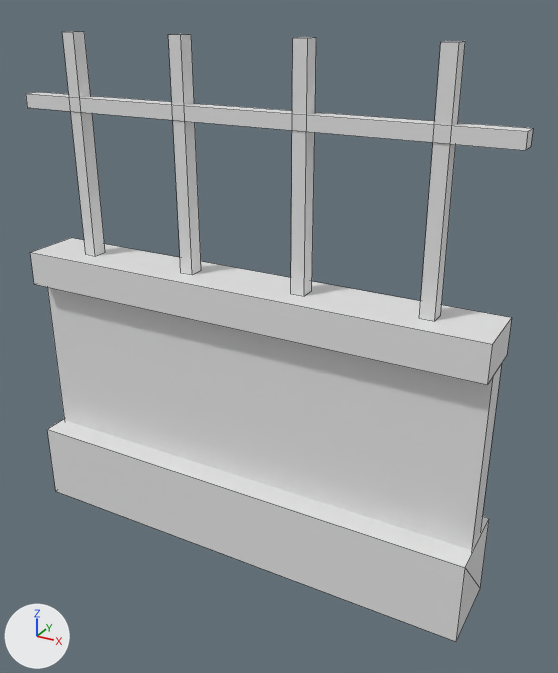
Renders of the FBX model Assets/Meshes/DungeonWall03.fbx from each side of a commit.
The view is the same before and after, from a 50 mm lens placed at (0.00745, -0.01214, 0.01118), pointed at (0.00065, 0.00021, 0.00501). The axes (+X, +Y, +Z) are drawn at lower left. The lights are the same throughout. Mesh edges are drawn as thin lines. Where no turn or scale is listed for an object, it has been applied to the vertices.
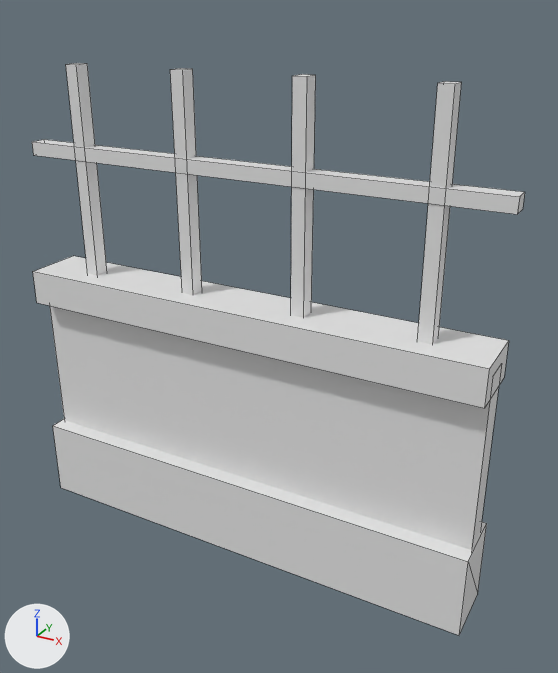
Patch to the scene script:
```diff
--- a/Assets/Meshes/DungeonWall03.fbx.py
+++ b/Assets/Meshes/DungeonWall03.fbx.py
@@ me_cube_001 @@
 me_cube_001.from_pydata(...)  # 24 vertices, 16 faces; spans x -0.082..0.082, y -0.504..0.504, z -0.059..0.549
 # used by ob_wall; location = (-0.00001, 0.0, 0.00063); rotation_euler = (0.0, 0.0, 1.571), in degrees (0, 0, 90); scale = (0.01, 0.01, 0.01)
 # verts and faces of me_cube_001; kept vertices keep their numbers, new ones are numbered from 24
+# me_cube_001 part 1: a new loose piece, a box spanning x -0.504..0.504, y -0.017..0.017, z 0.813..0.84, in mat_wall (white #e7e7e7)
+# me_cube_001 part 2: the loose piece of 8 vertices spanning x -0.03..0.03, y -0.501..0.499, z 0.11..0.476 is turned 90 degrees about the z axis through its middle, then moved by (0.0, 0.001, 0.063)
+# me_cube_001 part 3: the loose piece of 8 vertices spanning x -0.064..0.064, y -0.501..0.502, z 0.476..0.549 is turned 90 degrees about the z axis through its middle, then moved by (-0.001, 0.0, 0.02)
+# me_cube_001 part 4: a new loose piece, a box spanning x 0.361..0.389, y -0.016..0.016, z 0.557..0.998, in mat_wall (white #e7e7e7)
+# me_cube_001 part 5: a new loose piece, a box spanning x -0.389..-0.361, y -0.016..0.016, z 0.557..0.998, in mat_wall (white #e7e7e7)
+# me_cube_001 part 6: a new loose piece, a box spanning x -0.139..-0.111, y -0.016..0.016, z 0.557..0.998, in mat_wall (white #e7e7e7)
+# me_cube_001 part 7: a new loose piece, a box spanning x 0.111..0.139, y -0.016..0.016, z 0.557..0.998, in mat_wall (white #e7e7e7)
+# me_cube_001 part 8: the loose piece of 8 vertices spanning x -0.082..0.082, y -0.504..0.504, z -0.059..0.117 is deleted
+# me_cube_001 part 9
+verts[24] = (-0.505, -0.064, 0.004)  # pixel (60, 487)
+verts[25] = (-0.505, -0.064, 0.18)  # pixel (52, 425)
+verts[26] = (-0.505, 0.064, 0.004)
+verts[27] = (-0.505, 0.064, 0.18)
+for new, old in zip([*range(28, 32)], [*range(24, 28)]): verts[new] = verts[old] + (1.009, 0.0, 0.0)
+faces += [(28, 30, 29), (24, 28, 29, 25), (29, 30, 31), (26, 27, 31, 30), (25, 29, 31, 27), (24, 25, 27, 26)]  # mat_wall (white #e7e7e7)
 me_cube_001.materials.append(mat_wall)
+me_cube_001.materials.append(mat_front)  # white #e7e7e7
+me_cube_001.materials.append(mat_back)  # white #e7e7e7
@@ ob_wall @@
 ob_wall = bpy.data.objects.new('Wall', me_cube_001)
-ob_wall.location = (-0.00001, 0.0, 0.00063)
-ob_wall.rotation_euler = (0.0, 0.0, 1.571)  # degrees (0, 0, 90)
+ob_wall.location = (0.0, 0.0, 0.0)
 ob_wall.scale = (0.01, 0.01, 0.01)
@@ ob_cube_002 @@
-ob_cube_002 = bpy.data.objects.new('Cube.002', me_cube)
@@ ob_cube_003 @@
-ob_cube_003 = bpy.data.objects.new('Cube.003', me_cube)
@@ ob_cube @@
-ob_cube = bpy.data.objects.new('Cube', me_cube)
@@ ob_cube_005 @@
-ob_cube_005 = bpy.data.objects.new('Cube.005', me_cube_003)
@@ ob_cube_001 @@
-ob_cube_001 = bpy.data.objects.new('Cube.001', me_cube)
```

Boxes [x1, y1, x2, y2] around the edits, measured in the pictures (558 x 673 px; the box of a moved part takes in the faces that stretch with it):
'Wall', reshaped, moved, turned: before [30, 238, 512, 641]; after [32, 63, 525, 635]
'Cube.005', deleted: before [26, 92, 533, 151]
'Cube', deleted: before [419, 41, 465, 321]
'Cube.003', deleted: before [291, 37, 316, 296]
'Cube.002', deleted: before [168, 34, 201, 275]
'Cube.001', deleted: before [62, 31, 105, 256]
part 1 of me_cube_001, added: after [32, 139, 525, 214]
part 2 of me_cube_001, moved or reshaped: before [47, 287, 502, 550]; after [50, 306, 499, 550]
part 3 of me_cube_001, moved or reshaped: before [30, 238, 512, 385]; after [33, 256, 509, 408]
part 4 of me_cube_001, added: after [417, 81, 461, 344]
part 5 of me_cube_001, added: after [66, 63, 107, 275]
part 6 of me_cube_001, added: after [170, 68, 202, 295]
part 7 of me_cube_001, added: after [291, 74, 316, 318]
part 8 of me_cube_001, deleted: before [47, 419, 489, 641]
part 9 of me_cube_001, added: after [53, 419, 487, 635]
